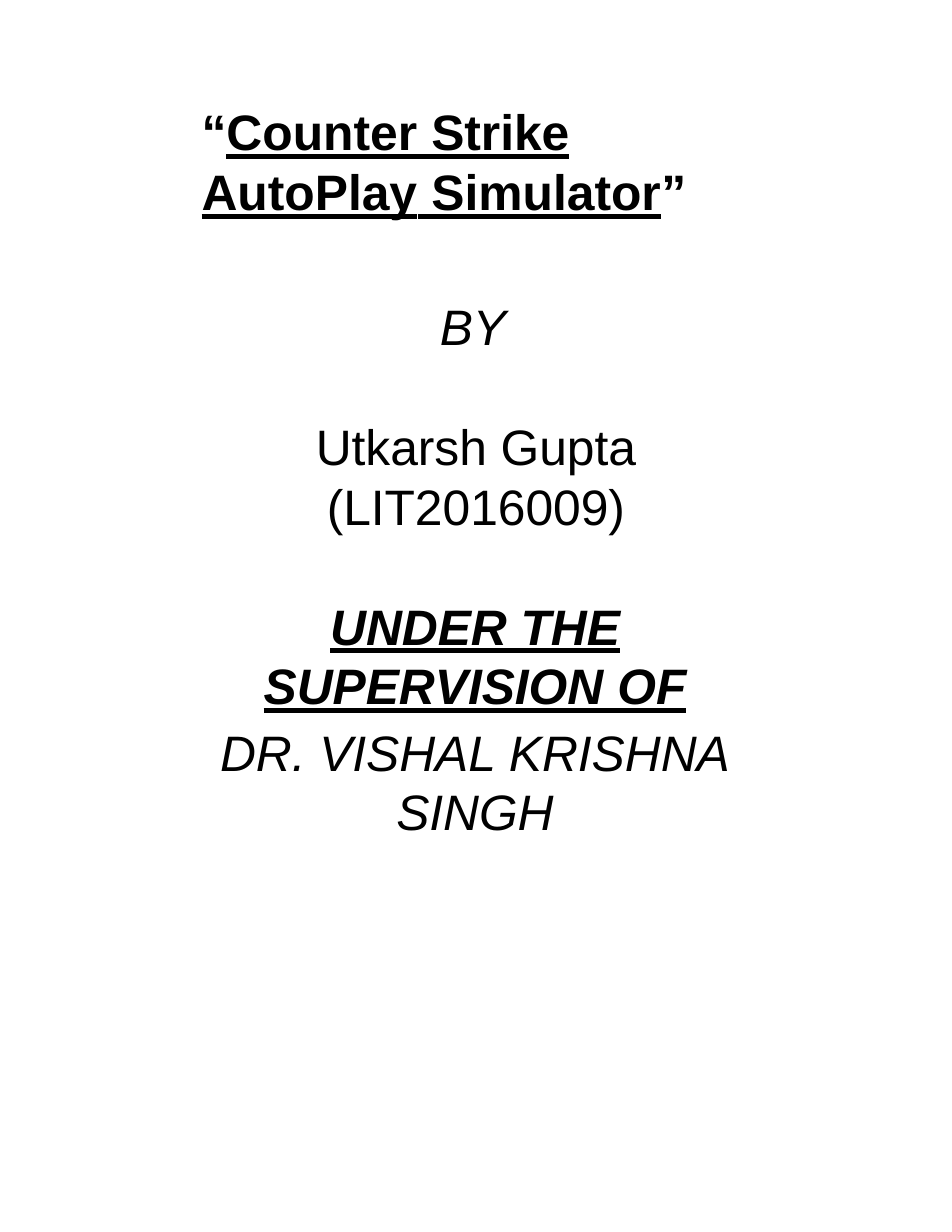
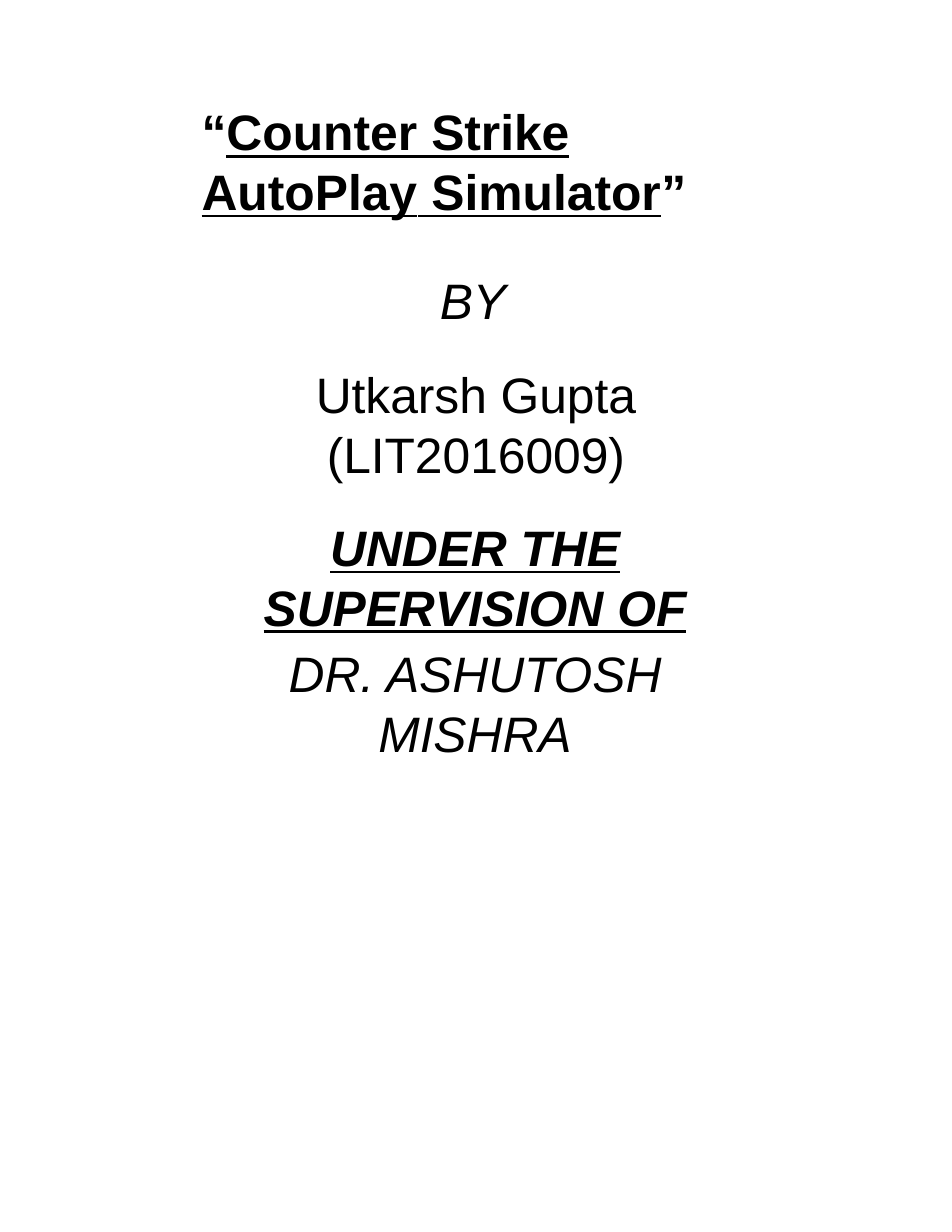
Before and after one commit to rajutkarshgupt/tinceptor_public, a slide deck: slide 1 of Mid_Presentation.pptx. Drawn at 952x1232 pixels with LibreOffice and Linux fonts; fonts in the diff are those of the drawing; background and template pictures are left out. Boxes give left, top, right and bottom in pixels: in the first picture for what was removed or moved away, otherwise in the second. Text is boxed around its words. In the diff, an @@ line names an element or a change of style, - is before the commit and + after.

```diff
--- a/Mid_Presentation.pptx
+++ b/Mid_Presentation.pptx
@@ text at (x1=289, y1=657, x2=661, y2=753): text changed @@
-DR. VISHAL KRISHNA SINGH
+DR. ASHUTOSH MISHRA
```
Also in this commit, not shown: 5 other slides changed.
